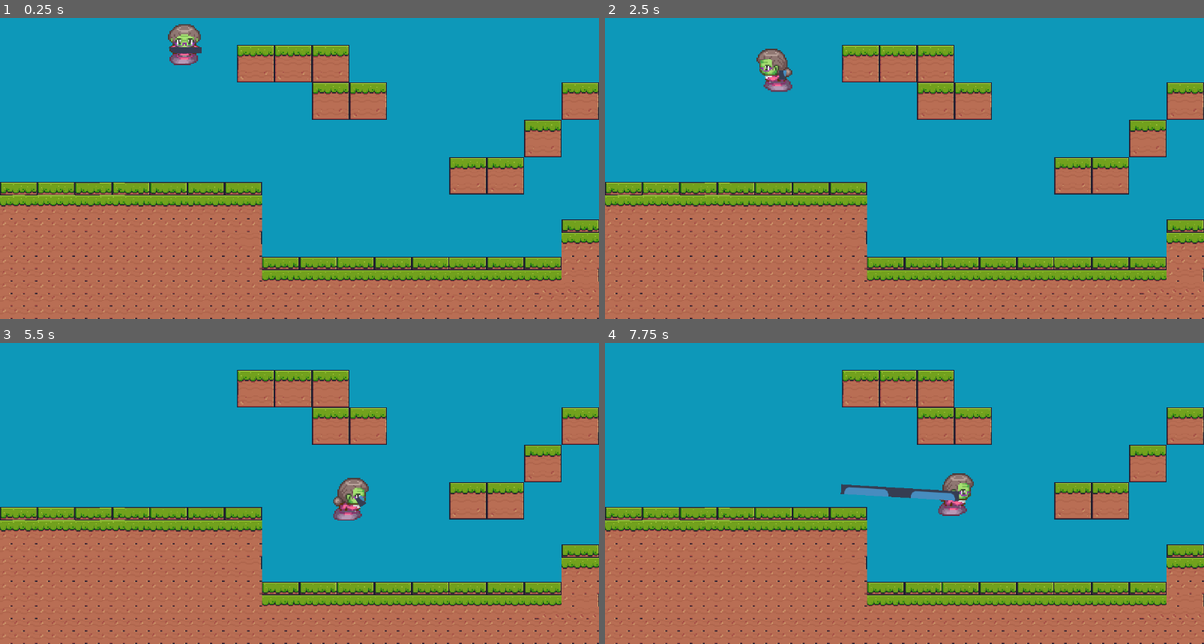
Above: before the commit, frames 1-4 (two rows, left to right).
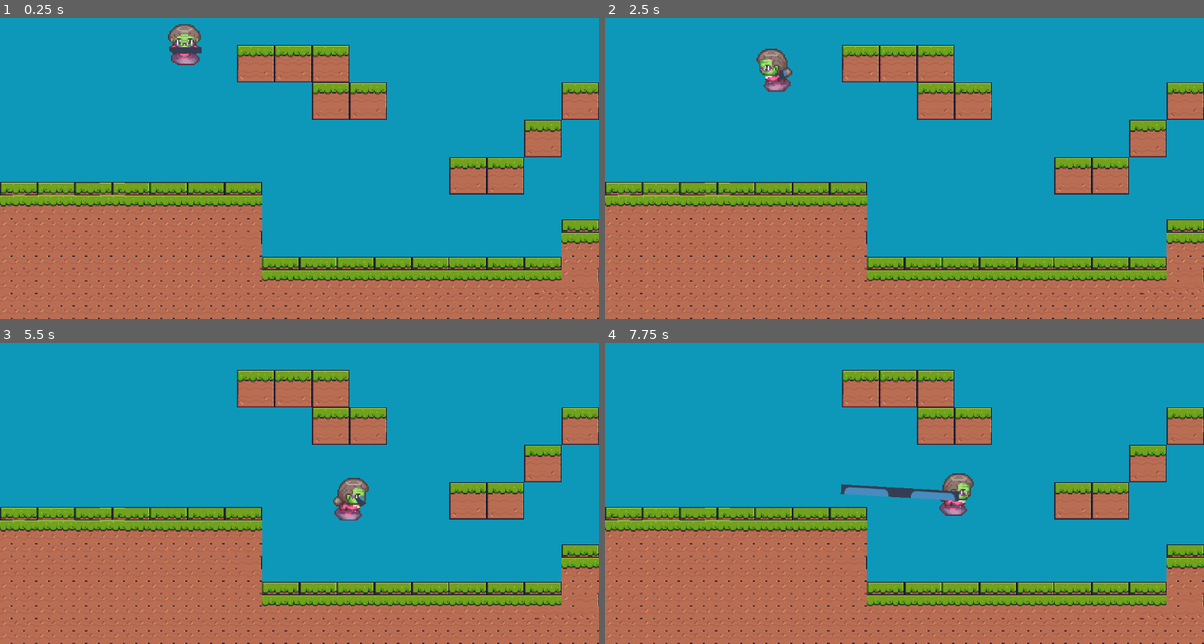
Above: after the commit, the same moments.

Repository: NickPerlich/Deathma
Game: Godot game, scene res://main.tscn
Same seed, same stepped clock (60 frames per second), same inputs: the game is played once before the commit and once after it. The engine's default icon, where the game draws it, is replaced by a stand-in: a white triangle on a blue panel in a dark square.
Inputs (mouse positions are in pixels of both pictures, inside the frame that each line leads up to):
- Up to frame 1 (0.25 s): no input
- Up to frame 2 (2.5 s): tap Enter (ui_accept) at 0.5, 0.77, 1.52 s; move the mouse to (1036, 135) at 0.52 s; press the mouse at (1036, 135) at 0.53 s; hold D (input_right) 0.53-2.03 s; move the mouse to (784, 168) at 1.27 s; release the mouse at (784, 168) at 1.28 s; click (784, 168) at 1.35 s; move the mouse to (964, 78) at 2.02 s; press the mouse at (964, 78) at 2.03 s; hold A (input_left) from 2.03 s (still down)
- Up to frame 3 (5.5 s): move the mouse to (269, 541) at 2.77 s; release A (input_left) at 2.78 s; release the mouse at (269, 541) at 2.78 s; hold D (input_right) 2.78-4.28 s; click (269, 541) at 2.85 s; tap Enter (ui_accept) at 3.02, 3.77, 4.52 s; move the mouse to (479, 526) at 3.52 s; press the mouse at (479, 526) at 3.53 s; move the mouse to (119, 424) at 4.27 s; release the mouse at (119, 424) at 4.28 s; hold A (input_left) 4.28-5.03 s; click (119, 424) at 4.35 s; move the mouse to (329, 475) at 5.02 s; press the mouse at (329, 475) at 5.03 s; hold D (input_right) from 5.03 s (still down)
- Up to frame 4 (7.75 s): move the mouse to (814, 391) at 5.77 s; release D (input_right) at 5.78 s; release the mouse at (814, 391) at 5.78 s; hold A (input_left) 5.78-7.28 s; click (814, 391) at 5.85 s; tap Enter (ui_accept) at 6.02, 6.77, 7.52 s; move the mouse to (1036, 460) at 6.52 s; press the mouse at (1036, 460) at 6.53 s; move the mouse to (784, 493) at 7.27 s; release the mouse at (784, 493) at 7.28 s; hold D (input_right) from 7.28 s (still down); click (784, 493) at 7.35 s

The runs differ from the first frame. In frame 1, less than 0.1% of the frame differs, in the area x 28-34%, y 9-16%; in frame 2, less than 0.1%; in frame 3, less than 0.1%; in frame 4, less than 0.1%.

Commit message:
animations fixed

Diff:
--- a/Lab 5 Moving Character/Scenes/main_character.gd
+++ b/Lab 5 Moving Character/Scenes/main_character.gd
@@ -10,8 +10,6 @@
 
 
 func _physics_process(delta):
-	if velocity.y == 0:
-		sprite_2d.animation = "default"
 	# Add the gravity.
 	if not is_on_floor():
 		velocity.y += gravity * delta
@@ -48,8 +46,10 @@
 		sprite_2d.animation = "ma-right"
 	elif Input.is_action_pressed("input_up"):
 		sprite_2d.animation = "ma-up"
+	elif Input.is_action_pressed("input_down"):
+		sprite_2d.animation = "ma-down"
 	else:
-		sprite_2d.animation = "ma-down"
+		sprite_2d.animation = "default"
 
 func _process(delta):
 	var mouse_pos = get_global_mouse_position()
--- a/Lab 5 Moving Character/Scenes/main_character.tscn
+++ b/Lab 5 Moving Character/Scenes/main_character.tscn
@@ -138,7 +138,7 @@
 position = Vector2(12.3333, -3.33332)
 scale = Vector2(1.82813, 1.82813)
 sprite_frames = SubResource("SpriteFrames_obbra")
-animation = &"ma-up"
+animation = &"ma-down"
 autoplay = "default"
 
 [node name="CollisionShape2D" type="CollisionShape2D" parent="."]
